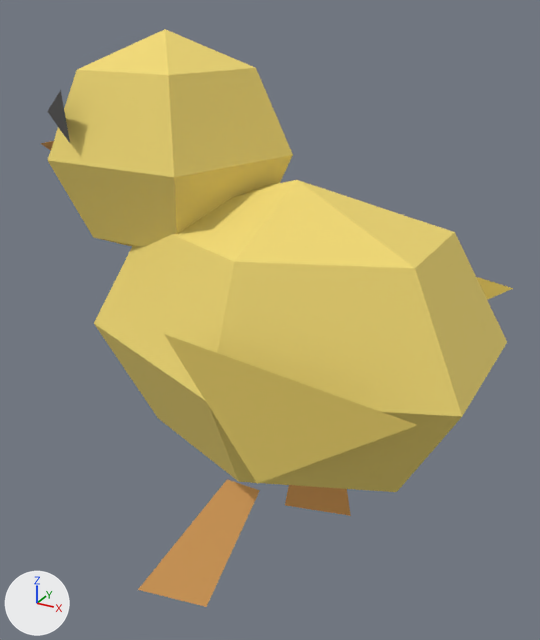
A saved change to the glTF model deliverables/marked-models-trial/chick.glb.
Before and after are seen from a camera (50 mm lens) standing at (0.0697, -0.1305, 0.1329) and looking at (-0.0044, 0.0043, 0.0655). Lighting does not change. The marker at lower left points along +X, +Y and +Z. The older version comes first. Where no turn or scale is listed for an object, it has been applied to the vertices. Vertices at exactly the same position are counted once.

Names of what the first picture shows: 'Beak', 'Fluff', 'Head', 'Leg_L', 'Leg_R', 'body_downShade', 'head_eye.004'.
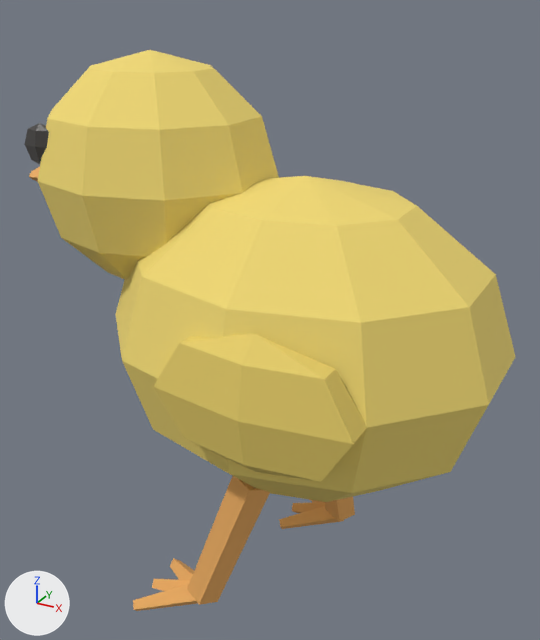
What differs and where, as boxes [x1, y1, x2, y2] in the pictures (540 x 640 px):
'Fluff', reshaped, moved
    before: [94, 180, 507, 492]
    after: [115, 176, 515, 502]
'Head', reshaped, moved
    before: [48, 29, 293, 247]
    after: [38, 50, 279, 280]
'body_downShade', reshaped, moved
    before: [164, 277, 513, 484]
    after: [153, 334, 367, 482]
'Leg_L', reshaped
    before: [138, 479, 260, 607]
    after: [187, 476, 270, 605]
'Leg_R', reshaped
    before: [285, 485, 351, 516]
    after: [324, 497, 355, 522]
'footL_beak', added (orange)
    after: [133, 558, 198, 611]
'head_eye.004', reshaped, moved
    before: [47, 90, 70, 143]
    after: [24, 123, 49, 164]
'footR_beak', added (orange)
    after: [279, 499, 344, 529]
'Beak', reshaped, moved
    before: [41, 141, 54, 150]
    after: [29, 167, 40, 182]
part 1 of me_wing_l_mesh, added (yellow)
    after: [153, 334, 367, 482]
part 2 of me_wing_l_mesh, deleted (yellow)
    before: [164, 334, 417, 484]
part 3 of me_wing_l_mesh, deleted
    before: [476, 277, 513, 300]
part 9 of me_eye_l_mesh, added
    after: [24, 123, 49, 164]
part 10 of me_eye_l_mesh, deleted
    before: [47, 90, 70, 143]

The change, as a list of edits to the scene's bpy script:
```text
Change me_wing_l_mesh:
    remove me_wing_l_mesh.from_pydata(...)  # 6 vertices, 2 faces; spans x -0.004..0.042, y -0.035..0.035, z 0.04..0.066
    add me_wing_l_mesh.from_pydata(...)  # 40 vertices, 72 faces; spans x -0.02..0.02, y -0.006..0.068, z -0.014..0.014
    me_wing_l_mesh part 1: a new loose piece, a UV sphere (6 segments, 4 rings, poles along z) spanning x -0.02..0.02, y -0.006..0.006, z -0.014..0.014, in mat_downshade (yellow #e9cf69)
    me_wing_l_mesh part 2: the loose piece of 3 vertices spanning x -0.004..0.042, y -0.035..-0.033, z 0.04..0.066 is deleted
    me_wing_l_mesh part 3: the loose piece of 3 vertices spanning x -0.004..0.042, y 0.033..0.035, z 0.04..0.066 is deleted
    other edits to the shape of me_wing_l_mesh do not show in these pictures
Change me_sphere_011:
    remove me_sphere_011.from_pydata(...)  # 20 vertices, 36 faces; spans x -0.041..0.041, y -0.034..0.034, z -0.033..0.033
    add me_sphere_011.from_pydata(...)  # 52 vertices, 100 faces; spans x -0.042..0.042, y -0.035..0.035, z -0.034..0.034
    me_sphere_011 part 4: 20 vertices removed from x -0.041..0.041, y -0.034..0.034, z -0.033..0.033; 52 vertices added at x -0.042..0.042, y -0.035..0.035, z -0.034..0.034, forming a UV sphere (10 segments, 6 rings, poles along z)
Change me_leg_l_mesh_001:
    remove me_leg_l_mesh_001.from_pydata(...)  # 4 vertices, 2 faces; spans x -0.026..0.006, y -0.023..-0.019, z 0.0..0.038
    add me_leg_l_mesh_001.from_pydata(...)  # 10 vertices, 16 faces; spans x -0.0111..0.0082, y -0.0248..-0.0137, z 0.0047..0.0414
    me_leg_l_mesh_001 part 5: the whole mesh is rebuilt
Change me_leg_r_mesh_001:
    remove me_leg_r_mesh_001.from_pydata(...)  # 4 vertices, 2 faces; spans x -0.01..0.01, y 0.019..0.023, z 0.0..0.038
    add me_leg_r_mesh_001.from_pydata(...)  # 10 vertices, 16 faces; spans x 0.0004..0.012, y 0.0137..0.0248, z 0.0054..0.0405
    me_leg_r_mesh_001 part 6: the whole mesh is rebuilt
Change me_beak_mesh:
    remove me_beak_mesh.from_pydata(...)  # 4 vertices, 4 faces; spans x -0.064..-0.047, y -0.008..0.008, z 0.081..0.092
    add me_beak_mesh.from_pydata(...)  # 8 vertices, 12 faces; spans x -0.068..-0.054, y -0.008..0.008, z 0.088..0.1
    me_beak_mesh part 7: the whole mesh is rebuilt
Change me_sphere_012:
    remove me_sphere_012.from_pydata(...)  # 17 vertices, 30 faces; spans x -0.025..0.025, y -0.0206..0.0254, z -0.024..0.024
    add me_sphere_012.from_pydata(...)  # 52 vertices, 100 faces; spans x -0.026..0.026, y -0.024..0.024, z -0.025..0.025
    me_sphere_012 part 8: 17 vertices removed from x -0.025..0.025, y -0.0206..0.0254, z -0.024..0.024; 52 vertices added at x -0.026..0.026, y -0.024..0.024, z -0.025..0.025, forming a UV sphere (10 segments, 6 rings, poles along z)
Change me_eye_l_mesh:
    remove me_eye_l_mesh.from_pydata(...)  # 6 vertices, 2 faces; spans x -0.043..-0.034, y -0.0215..0.0215, z 0.094..0.104
    add me_eye_l_mesh.from_pydata(...)  # 40 vertices, 72 faces; spans x -0.004..0.004, y -0.002..0.036, z -0.0045..0.0045
    me_eye_l_mesh part 9: a new loose piece, a UV sphere (6 segments, 4 rings, poles along z) spanning x -0.004..0.004, y -0.002..0.002, z -0.0045..0.0045, in mat_eye_004 (dark grey #42403d)
    me_eye_l_mesh part 10: the loose piece of 3 vertices spanning x -0.043..-0.034, y -0.0215..-0.0175, z 0.094..0.104 is deleted
    other edits to the shape of me_eye_l_mesh do not show in these pictures
Change ob_body_downshade:
    ob_body_downshade.location: (0.0, 0.0, 0.012) -> (0.012, -0.031, 0.066)
Change ob_fluff:
    ob_fluff.location: (0.004, 0.0, 0.066) -> (0.006, 0.0, 0.066)
Change ob_beak:
    ob_beak.location: (0.0, 0.0, 0.012) -> (0.0, 0.0, 0.0)
Change ob_head_1:
    ob_head_1.location: (-0.026, 0.0, 0.102) -> (-0.03, 0.0, 0.097)
Change ob_head_eye_004:
    ob_head_eye_004.location: (0.0, 0.0, 0.012) -> (-0.046, -0.017, 0.104)
Add ob_footr_beak:
    ob_footr_beak = bpy.data.objects.new('footR_beak', me_toe_r_1_mesh)  # 20 vertices, 36 faces; spans x -0.0067..0.0094, y 0.0117..0.0303, z 0.0006..0.0089; in mat_beak (orange #eaac60)
    ob_footr_beak.location = (0.0, 0.0, 0.0)
Add ob_footl_beak:
    ob_footl_beak = bpy.data.objects.new('footL_beak', me_toe_l_1_mesh)  # 20 vertices, 36 faces; spans x -0.0227..-0.0066, y -0.0303..-0.0117, z 0.0006..0.0089; in mat_beak (orange #eaac60)
    ob_footl_beak.location = (0.0, 0.0, 0.0)
```
